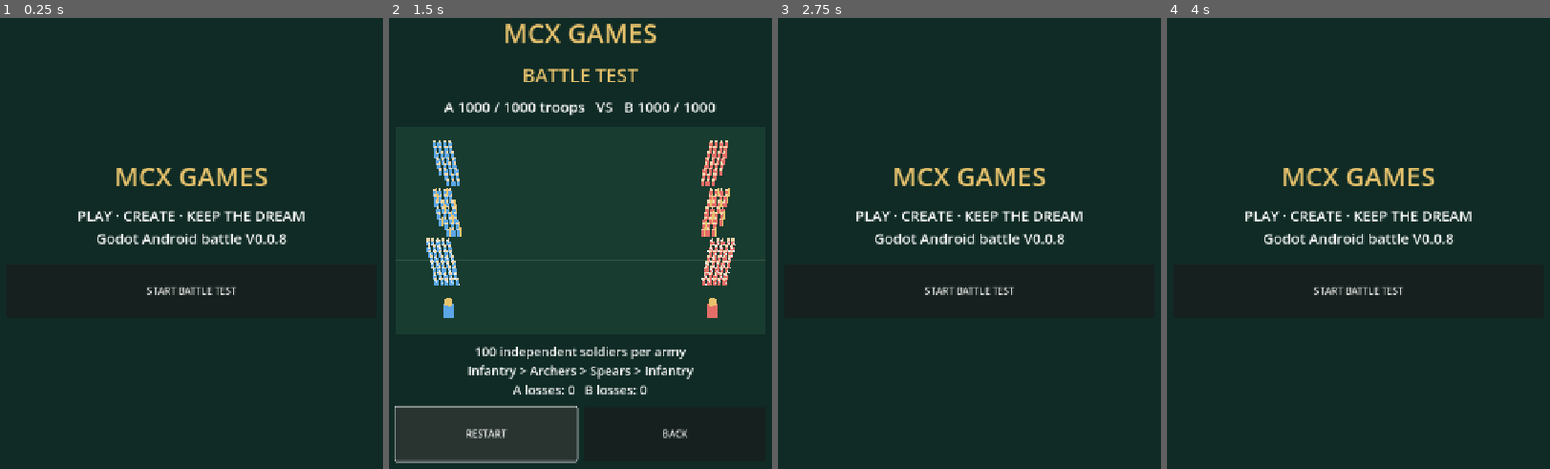
Above: before the commit, frames 1-4 (left to right).
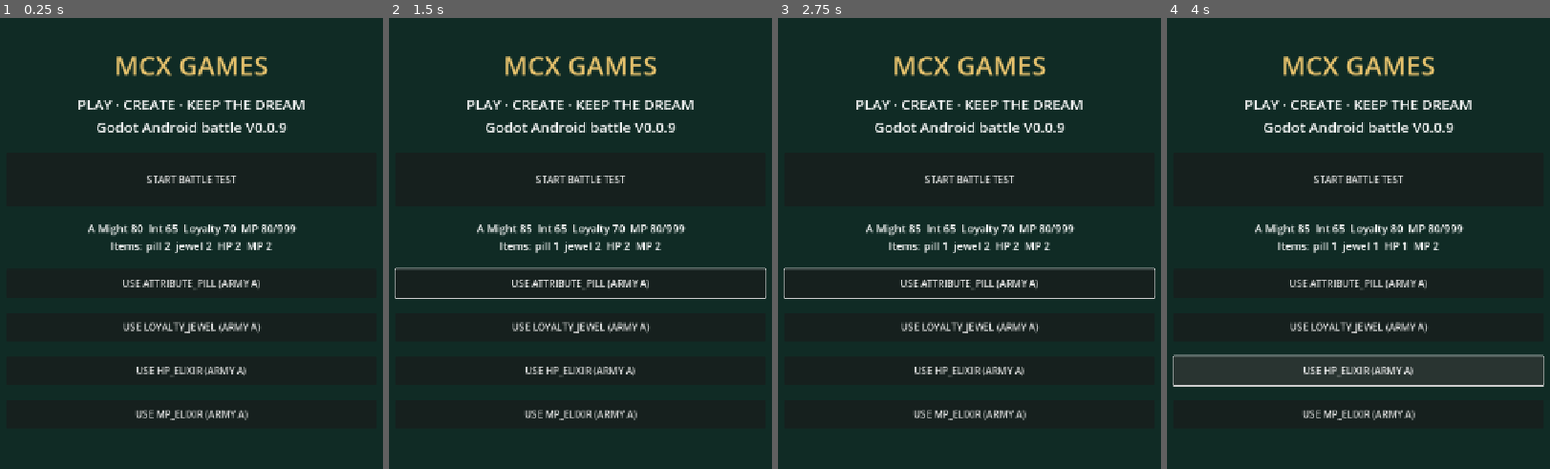
Above: after the commit, the same moments.

Repository: snowfire0918-ui/mcx-godot-test
Game: Godot game, scene res://scenes/main.tscn
The game is run twice, just before and just after one commit, with the same random seed, the same clock (stepped at 60 frames per second) and the same inputs.
Inputs (mouse positions are in pixels of both pictures, inside the frame that each line leads up to):
- Up to frame 1 (0.25 s): no input
- Up to frame 2 (1.5 s): click (580, 284) at 0.5 s, where only the run after the commit has a clickable "USE ATTRIBUTE_PILL (ARMY A)"; click (484, 432) at 1.25 s, where only the run before the commit has a clickable "RESTART"
- Up to frame 3 (2.75 s): click (1065, 432) at 2 s, where only the run before the commit has a clickable "BACK"
- Up to frame 4 (4 s): click (1358, 324) at 2.75 s, where only the run after the commit has a clickable "USE LOYALTY_JEWEL (ARMY A)"; click (1358, 369) at 3.5 s, where only the run after the commit has a clickable "USE HP_ELIXIR (ARMY A)"

The runs differ from the first frame. In frame 1, 7.6% of the frame differs, in the area x 20-80%, y 8-90%; in frame 2, 35%, in the area x 1-99%, y 1-99%; in frame 3, 8.5%; in frame 4, 14%.

Commit message:
feat: v0.0.9 general defeat, soldier attacks, timed battle and prototype consumables

Diff:
--- a/scripts/main.gd
+++ b/scripts/main.gd
@@ -1,8 +1,12 @@
 extends Control
 
-# MCX GAMES V0.0.8: automatic generals, formation spacing and troop reconciliation.
+# MCX GAMES V0.0.9: generals decide victory, soldiers can damage generals, 99s rounds.
 # Visual and balance values are placeholders for Android prototype testing.
-const MAX_HP := 100
+const MAX_HP := 999
+const ROUND_SECONDS := 99.0
+const REST_HEAL := 10.0
+const GENERAL_MAX_HP := 240.0
+const GENERAL_ATTACK_INTERVAL := 0.65
 const FIELD_W := 920.0
 const SPEED := 90.0
 const MAX_VISIBLE_PER_ARMY := 100
@@ -30,6 +34,11 @@
 var soldiers_visual: Array[Dictionary] = []
 var battle_elapsed := 0.0
 var generals: Array[Dictionary] = []
+var round_count := 1
+var general_stats := [{"might": 80, "intellect": 65, "loyalty": 70, "mp": 80}, {"might": 75, "intellect": 70, "loyalty": 70, "mp": 90}]
+# Prototype item stock: permanent attributes +1..10, loyalty jewels, and HP/MP elixirs +10..50.
+var inventory := {"attribute_pill": 2, "loyalty_jewel": 2, "hp_elixir": 2, "mp_elixir": 2}
+var item_info: Label
 
 func _ready() -> void:
     _make_ui()
@@ -53,7 +62,7 @@
     home = VBoxContainer.new()
     home.add_theme_constant_override("separation", 25)
     layout.add_child(home)
-    home.add_child(_label("PLAY · CREATE · KEEP THE DREAM\nGodot Android battle V0.0.8", 24))
+    home.add_child(_label("PLAY · CREATE · KEEP THE DREAM\nGodot Android battle V0.0.9", 24))
     var start := _button("START BATTLE TEST")
     start.pressed.connect(_show_battle)
     home.add_child(start)
@@ -83,6 +92,38 @@
     back.pressed.connect(_show_home)
     buttons.add_child(back)
     battle.visible = false
+    item_info = _label("", 18)
+    home.add_child(item_info)
+    for item_key in ["attribute_pill", "loyalty_jewel", "hp_elixir", "mp_elixir"]:
+        var item_button := _button("USE " + item_key.to_upper() + " (ARMY A)")
+        item_button.custom_minimum_size.y = 48.0
+        item_button.pressed.connect(_use_item.bind(item_key))
+        home.add_child(item_button)
+    _refresh_item_info()
+
+func _use_item(item_key: String) -> void:
+    if int(inventory.get(item_key, 0)) <= 0:
+        return
+    inventory[item_key] = int(inventory[item_key]) - 1
+    var stats: Dictionary = general_stats[0]
+    match item_key:
+        "attribute_pill":
+            stats["might"] = mini(999, int(stats["might"]) + 5) # Demo +5, legal item range +1..10.
+        "loyalty_jewel":
+            stats["loyalty"] = mini(100, int(stats["loyalty"]) + 10)
+        "hp_elixir":
+            if generals.size() > 0:
+                generals[0]["hp"] = minf(float(generals[0]["max_hp"]), float(generals[0]["hp"]) + 30.0)
+        "mp_elixir":
+            stats["mp"] = mini(999, int(stats["mp"]) + 30)
+    general_stats[0] = stats
+    _refresh_item_info()
+
+func _refresh_item_info() -> void:
+    if item_info == null:
+        return
+    var s: Dictionary = general_stats[0]
+    item_info.text = "A Might %d  Int %d  Loyalty %d  MP %d/999\nItems: pill %d  jewel %d  HP %d  MP %d" % [int(s["might"]), int(s["intellect"]), int(s["loyalty"]), int(s["mp"]), int(inventory["attribute_pill"]), int(inventory["loyalty_jewel"]), int(inventory["hp_elixir"]), int(inventory["mp_elixir"])]
 
 func _label(value: String, font_size: int) -> Label:
     var l := Label.new()
@@ -103,6 +144,7 @@
     active = false
     home.visible = true
     battle.visible = false
+    _refresh_item_info()
 
 func _show_battle() -> void:
     home.visible = false
@@ -113,11 +155,12 @@
     units.clear()
     soldiers_visual.clear()
     generals.clear()
+    round_count = 1
     # One army has exactly 100 visual soldiers representing 1000 troops.
     # The three groups are 30 infantry, 30 spears and 40 archers.
     for team in range(2):
         var base_x: float = 125.0 if team == 0 else 795.0
-        generals.append({"team": team, "x": base_x, "y": 315.0, "hp": 160.0, "cooldown": 0.0})
+        generals.append({"team": team, "x": base_x, "y": 315.0, "hp": GENERAL_MAX_HP, "max_hp": GENERAL_MAX_HP, "cooldown": 0.0})
         for kind in range(4):
             var count: int = 30 if kind < 2 else (40 if kind == 2 else 0)
             var group_id: int = units.size()
@@ -155,11 +198,13 @@
     for i in range(soldiers_visual.size()):
         if float(soldiers_visual[i]["hp"]) > 0.0:
             living[int(soldiers_visual[i]["team"])].append(i)
-    if living[0].is_empty() or living[1].is_empty():
+    if _team_defeated(0) or _team_defeated(1):
+        _end_battle()
+        return
+    if battle_elapsed >= ROUND_SECONDS:
         active = false
-        status.text = "ARMY A WINS!" if not living[0].is_empty() else ("ARMY B WINS!" if not living[1].is_empty() else "DRAW!")
-        _recount_armies()
-        details.text = "A survivors: %d  |  B survivors: %d\nTap RESTART to fight again." % [_total_soldiers(0), _total_soldiers(1)]
+        status.text = "99s! BOTH TEAMS RETREAT"
+        details.text = "Round %d ended. HP and surviving troops retained.\nRESTART begins a new test." % round_count
         field.queue_redraw()
         return
     # Each actor selects a nearby enemy, approaches or attacks independently.
@@ -181,9 +226,19 @@
                 if distance_sq < best:
                     best = distance_sq
                     nearest = enemy_index
-            if nearest < 0:
+            # Soldiers also target living enemy generals, even after enemy soldiers are gone.
+            var general_target := -1
+            for gi in range(generals.size()):
+                var g: Dictionary = generals[gi]
+                if int(g["team"]) != team and float(g["hp"]) > 0.0:
+                    var gd: float = Vector2(float(g["x"]) - sx, float(g["y"]) - sy).length_squared()
+                    if gd < best:
+                        best = gd
+                        general_target = gi
+                        nearest = -1
+            if nearest < 0 and general_target < 0:
                 continue
-            var target: Dictionary = soldiers_visual[nearest]
+            var target: Dictionary = generals[general_target] if general_target >= 0 else soldiers_visual[nearest]
             var kind: int = int(s["kind"])
             var reach: float = 125.0 if kind == 2 else SOLDIER_REACH
             var dist: float = sqrt(best)
@@ -206,11 +261,14 @@
                 s["y"] = clampf(sy + move_dir.y * speed * dt, 15.0, FIELD_DISPLAY_H - 20.0)
             elif float(s["cooldown"]) <= 0.0:
                 var damage: float = 1.0
-                var enemy_kind: int = int(target["kind"])
+                var enemy_kind: int = int(target.get("kind", -1))
                 if (kind == 0 and enemy_kind == 2) or (kind == 2 and enemy_kind == 1) or (kind == 1 and enemy_kind == 0):
                     damage = 1.5
                 target["hp"] = maxf(0.0, float(target["hp"]) - damage)
-                soldiers_visual[nearest] = target
+                if general_target >= 0:
+                    generals[general_target] = target
+                else:
+                    soldiers_visual[nearest] = target
                 s["cooldown"] = SOLDIER_ATTACK_INTERVAL * (1.3 if kind == 2 else 1.0)
                 s["attack_flash"] = 0.15
             soldiers_visual[index] = s
@@ -218,27 +276,53 @@
     _recount_armies()
     _refresh()
 
+func _team_defeated(team: int) -> bool:
+    for g in generals:
+        if int(g["team"]) == team and float(g["hp"]) > 0.0:
+            return false
+    return true
+
+func _end_battle() -> void:
+    active = false
+    _recount_armies()
+    if _team_defeated(0) and _team_defeated(1):
+        status.text = "DRAW! ALL GENERALS FALLEN"
+    elif _team_defeated(1):
+        status.text = "ARMY A WINS! GENERALS DEFEATED"
+    else:
+        status.text = "ARMY B WINS! GENERALS DEFEATED"
+    details.text = "A troops: %d | B troops: %d\nVictory is decided by generals, not soldiers." % [_total_soldiers(0), _total_soldiers(1)]
+    field.queue_redraw()
+
 func _move_generals(dt: float) -> void:
-    # Generals fight automatically in this milestone. Manual control comes later.
     for gi in range(generals.size()):
         var general: Dictionary = generals[gi]
         if float(general["hp"]) <= 0.0:
             continue
         var nearest := -1
+        var enemy_general := -1
         var best := INF
         for si in range(soldiers_visual.size()):
             var soldier: Dictionary = soldiers_visual[si]
             if int(soldier["team"]) == int(general["team"]) or float(soldier["hp"]) <= 0.0:
                 continue
-            var dx: float = float(soldier["x"]) - float(general["x"])
-            var dy: float = float(soldier["y"]) - float(general["y"])
-            var distance_sq: float = dx * dx + dy * dy
-            if distance_sq < best:
-                best = distance_sq
+            var dist_sq: float = Vector2(float(soldier["x"]) - float(general["x"]), float(soldier["y"]) - float(general["y"])).length_squared()
+            if dist_sq < best:
+                best = dist_sq
                 nearest = si
-        if nearest < 0:
-            continue
-        var target: Dictionary = soldiers_visual[nearest]
+                enemy_general = -1
+        for other_gi in range(generals.size()):
+            var opponent: Dictionary = generals[other_gi]
+            if int(opponent["team"]) == int(general["team"]) or float(opponent["hp"]) <= 0.0:
+                continue
+            var dist_sq: float = Vector2(float(opponent["x"]) - float(general["x"]), float(opponent["y"]) - float(general["y"])).length_squared()
+            if dist_sq < best:
+                best = dist_sq
+                enemy_general = other_gi
+                nearest = -1
+        if nearest < 0 and enemy_general < 0:
+            continue
+        var target: Dictionary = generals[enemy_general] if enemy_general >= 0 else soldiers_visual[nearest]
         var distance: float = sqrt(best)
         general["cooldown"] = maxf(0.0, float(general["cooldown"]) - dt)
         if distance > GENERAL_REACH:
@@ -247,8 +331,11 @@
             general["y"] = clampf(float(general["y"]) + direction.y * GENERAL_SPEED * dt, 12.0, FIELD_DISPLAY_H - 12.0)
         elif float(general["cooldown"]) <= 0.0:
             target["hp"] = maxf(0.0, float(target["hp"]) - GENERAL_DAMAGE)
-            soldiers_visual[nearest] = target
-            general["cooldown"] = 0.65
+            if enemy_general >= 0:
+                generals[enemy_general] = target
+            else:
+                soldiers_visual[nearest] = target
+            general["cooldown"] = GENERAL_ATTACK_INTERVAL
         generals[gi] = general
 
 func _recount_armies() -> void:
@@ -272,9 +359,9 @@
     return total
 
 func _refresh() -> void:
-    score.text = "A %d / 1000 troops   VS   B %d / 1000" % [_total_soldiers(0), _total_soldiers(1)]
+    score.text = "A %d troops / %d HP  VS  B %d troops / %d HP" % [_total_soldiers(0), int(generals[0]["hp"]), _total_soldiers(1), int(generals[1]["hp"])]
     if active:
-        details.text = "100 independent soldiers per army\nInfantry > Archers > Spears > Infantry\nA losses: %d   B losses: %d" % [1000 - _total_soldiers(0), 1000 - _total_soldiers(1)]
+        details.text = "Time: %ds / 99s | Generals decide victory\nSoldiers can damage generals | A losses: %d B losses: %d" % [int(battle_elapsed), 1000 - _total_soldiers(0), 1000 - _total_soldiers(1)]
     field.queue_redraw()
 
 func _draw_field() -> void:
